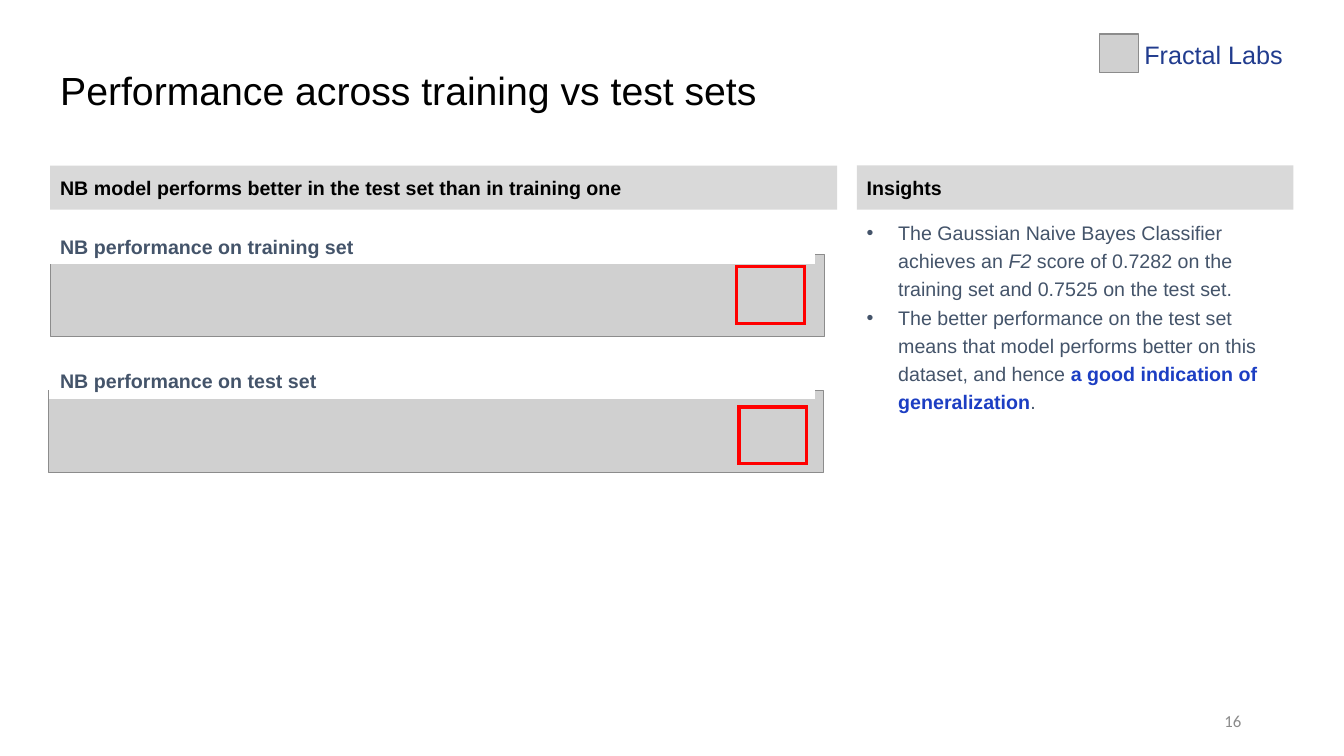
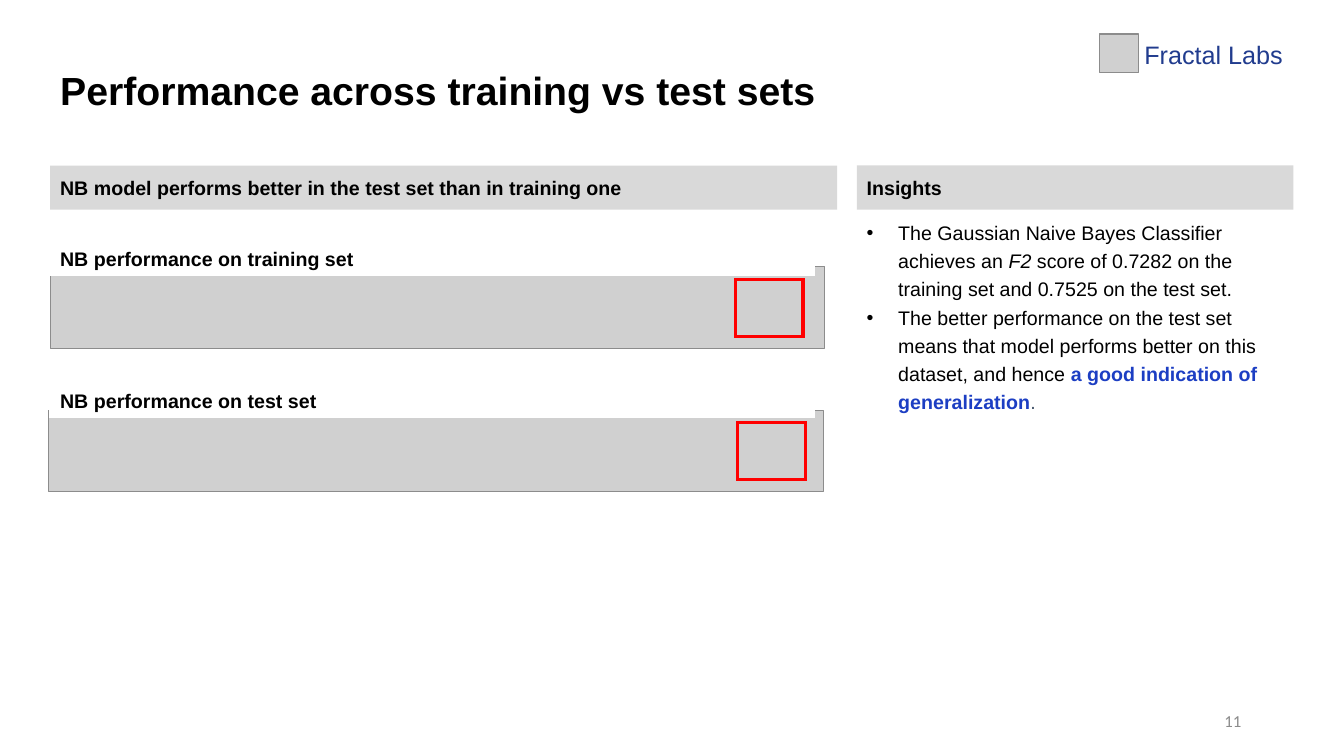
Before and after one commit to LingAdeu/hotel-booking-cancelation-prediction, a slide deck: slide 11 of docs/hotel-cancellation.pptx (slide 16 before the commit). Drawn at 1344x756 pixels with LibreOffice and Linux fonts; fonts in the diff are those of the drawing; grey boxes stand for pictures. Boxes give left, top, right and bottom in pixels: in the first picture for what was removed or moved away, otherwise in the second. Text is boxed around its words. In the diff, an @@ line names an element or a change of style, - is before the commit and + after.

```diff
--- a/docs/hotel-cancellation.pptx
+++ b/docs/hotel-cancellation.pptx
@@ title "Performance across training vs test ..." at (60,76,815,113): bold on @@
@@ rectangle "NB performance on training set": place and size @@
-rectangle "NB performance on training set" at (50,226,815,264)
+rectangle "NB performance on training set" at (50,237,815,275)
@@ rectangle "NB performance on training set" at (50,237,815,275): text colour #44546A to #000000 @@
@@ rectangle "The Gaussian Naive Bayes Classifier ..." at (857,212,1295,702): text colour #44546A to #000000 in "The Gaussian Naive Bayes Classifier achieves an ...", "The better performance on the test set ..." @@
@@ picture: place and size @@
-picture at (50,255,825,337)
+picture at (50,266,825,348)
@@ rectangle: place and size @@
-rectangle at (737,266,805,323)
+rectangle at (735,279,803,336)
@@ rectangle "NB performance on test set" at (50,379,815,417): text colour #44546A to #000000 @@
@@ rectangle "NB performance on test set": place and size @@
-rectangle "NB performance on test set" at (50,360,815,398)
+rectangle "NB performance on test set" at (50,379,815,417)
@@ picture: place and size @@
-picture at (49,391,824,473)
+picture at (49,410,824,492)
@@ rectangle: place and size @@
-rectangle at (739,407,807,464)
+rectangle at (738,422,806,479)
@@ page number at (1224,716,1241,727): text changed @@
-16
+11
```
Also in this commit, not shown: 12 other slides changed, 4 slides added, 6 slides removed, 3 other files.
